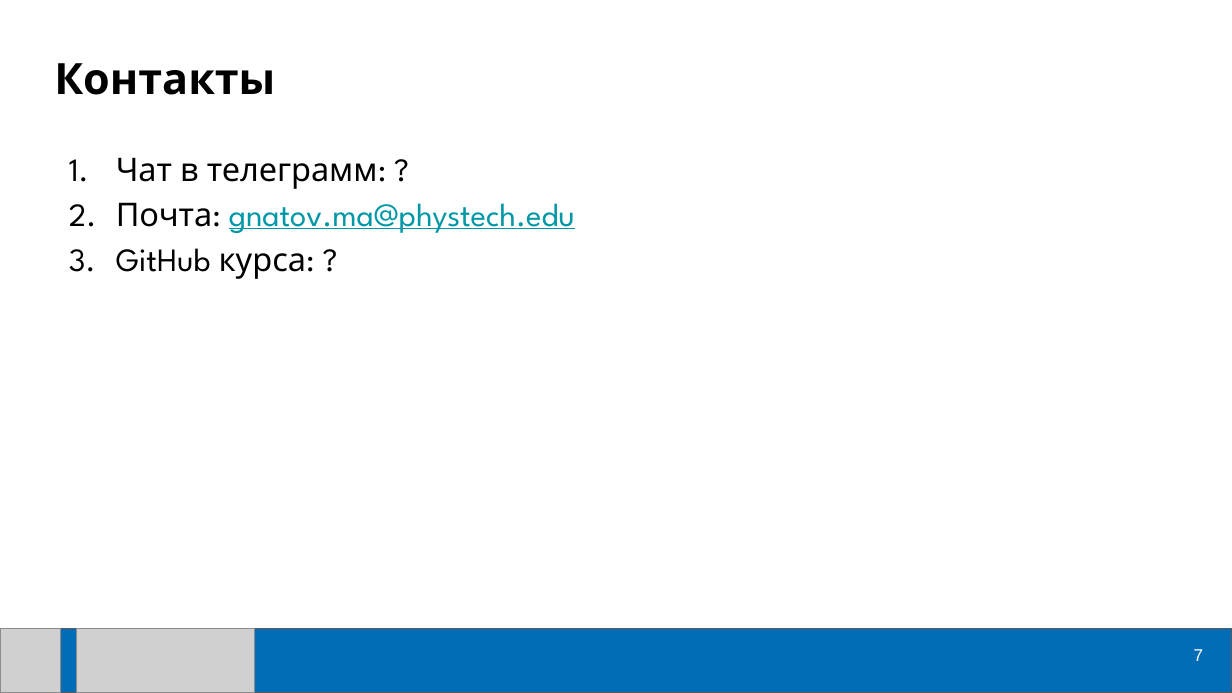
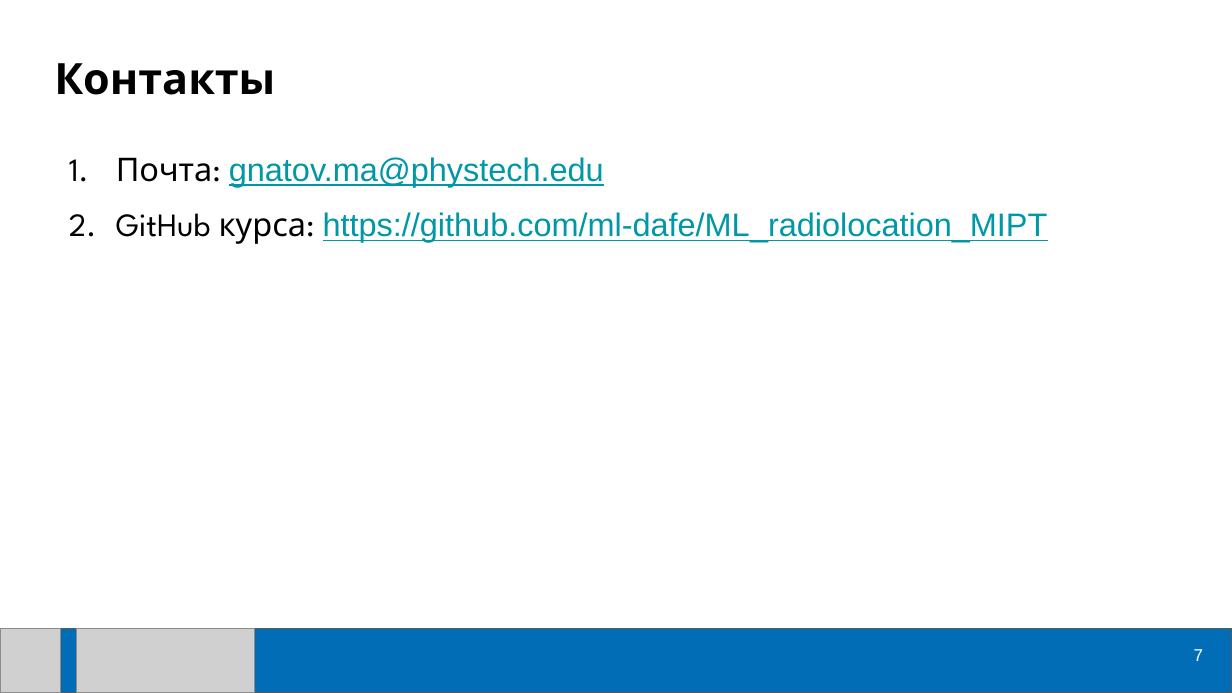
Before and after one commit to ml-dafe/ML_radiolocation_MIPT, a slide deck: slide 7 of Лекции/Лекция_01.pptx. Drawn at 1232x693 pixels with LibreOffice and Linux fonts; fonts in the diff are those of the drawing; grey boxes stand for pictures. Boxes give left, top, right and bottom in pixels: in the first picture for what was removed or moved away, otherwise in the second. Text is boxed around its words. In the diff, an @@ line names an element or a change of style, - is before the commit and + after.

```diff
--- a/Лекции/Лекция_01.pptx
+++ b/Лекции/Лекция_01.pptx
@@ text at [116, 157, 378, 189]: paragraph removed @@
-1. Чат в телеграмм: ?
@@ text at [116, 157, 604, 187]: font League Spartan to Arial in "gnatov.ma@phystech.edu"; more space between paragraphs @@
@@ text at [116, 212, 1048, 244]: text changed; font League Spartan to Arial; text colour #000000 to #0097A7 @@
-3. GitHub курса: ?
+2. GitHub курса: https://github.com/ml-dafe/ML_radiolocation_MIPT
```
Also in this commit, not shown: 4 other slides changed, 5 slides added, 1 slide removed.
